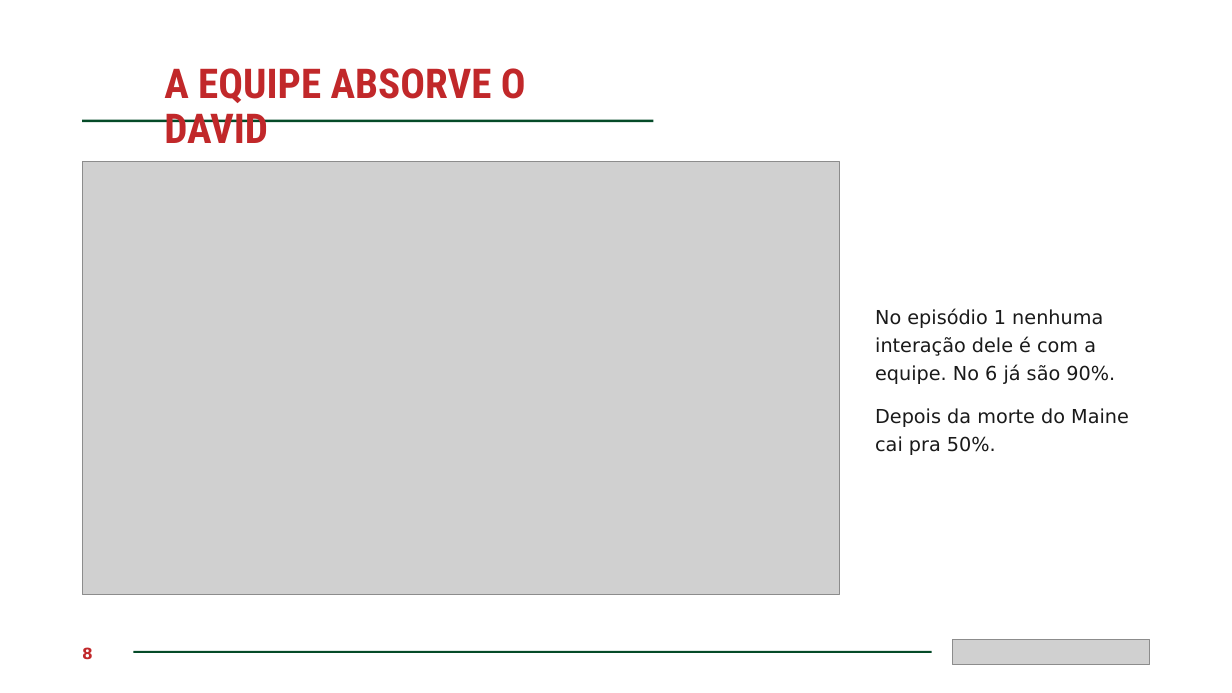
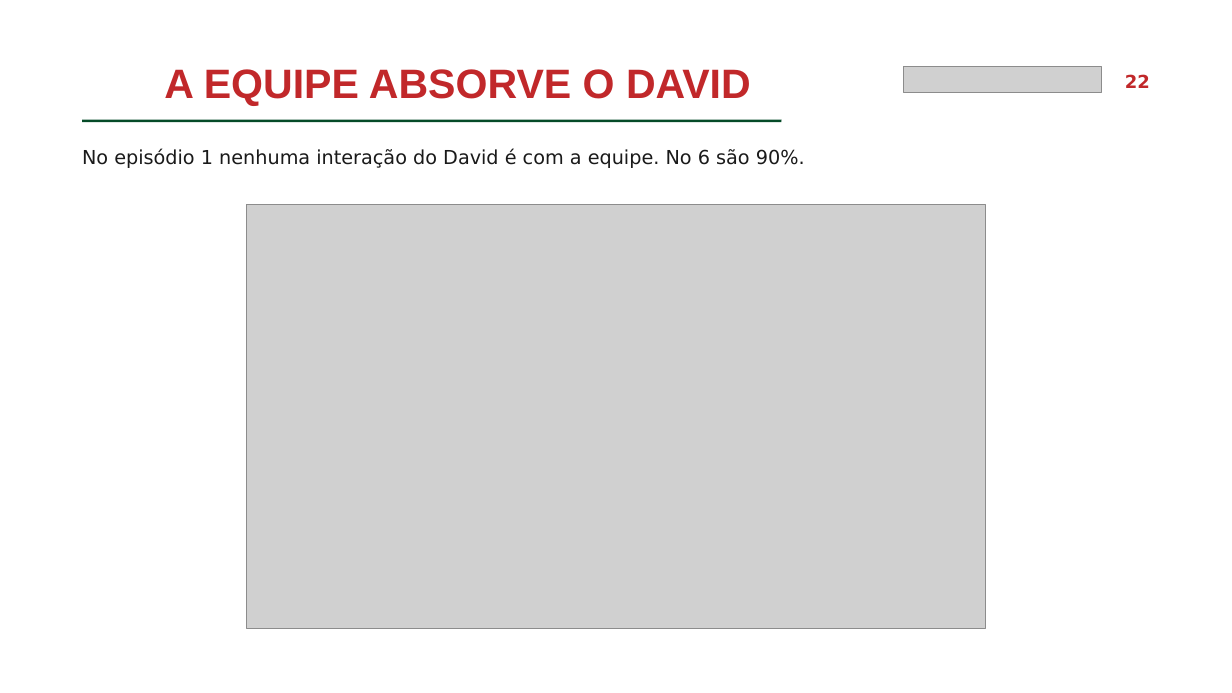
Before and after one commit to AlizonCaetano/dataset-cyberpunk, a slide deck: slide 22 of apresentacao.pptx (slide 8 before the commit). Drawn at 1232x693 pixels with LibreOffice and Linux fonts; fonts in the diff are those of the drawing; grey boxes stand for pictures. Boxes give left, top, right and bottom in pixels: in the first picture for what was removed or moved away, otherwise in the second. Text is boxed around its words. In the diff, an @@ line names an element or a change of style, - is before the commit and + after.

```diff
--- a/apresentacao.pptx
+++ b/apresentacao.pptx
@@ title "A EQUIPE ABSORVE O DAVID" at <box>164,69,751,106</box>: font Roboto Condensed to Arial @@
@@ picture: place and size @@
-picture at <box>953,640,1151,665</box>
+picture at <box>904,67,1102,92</box>
@@ text added at <box>1125,74,1150,88</box>, 14 pt, text #C1282A, bold @@
+22
@@ line moved from (82, 121) - (653, 121) to (82, 121) - (782, 121) @@
@@ text at <box>82,148,805,168</box>: text changed @@
-No episódio 1 nenhuma interação dele é com a equipe. No 6 já são 90%.
+No episódio 1 nenhuma interação do David é com a equipe. No 6 são 90%.
@@ picture: place and size @@
-picture at <box>82,161,839,594</box>
+picture at <box>247,204,986,628</box>
@@ text removed at <box>875,408,1129,455</box> @@
-Depois da morte do Maine cai pra 50%.
@@ text removed at <box>82,647,93,659</box> @@
-8
@@ rectangle removed at <box>133,652,932,653</box> @@
```
Also in this commit, not shown: 9 other slides changed, 20 slides added, 4 slides removed.
